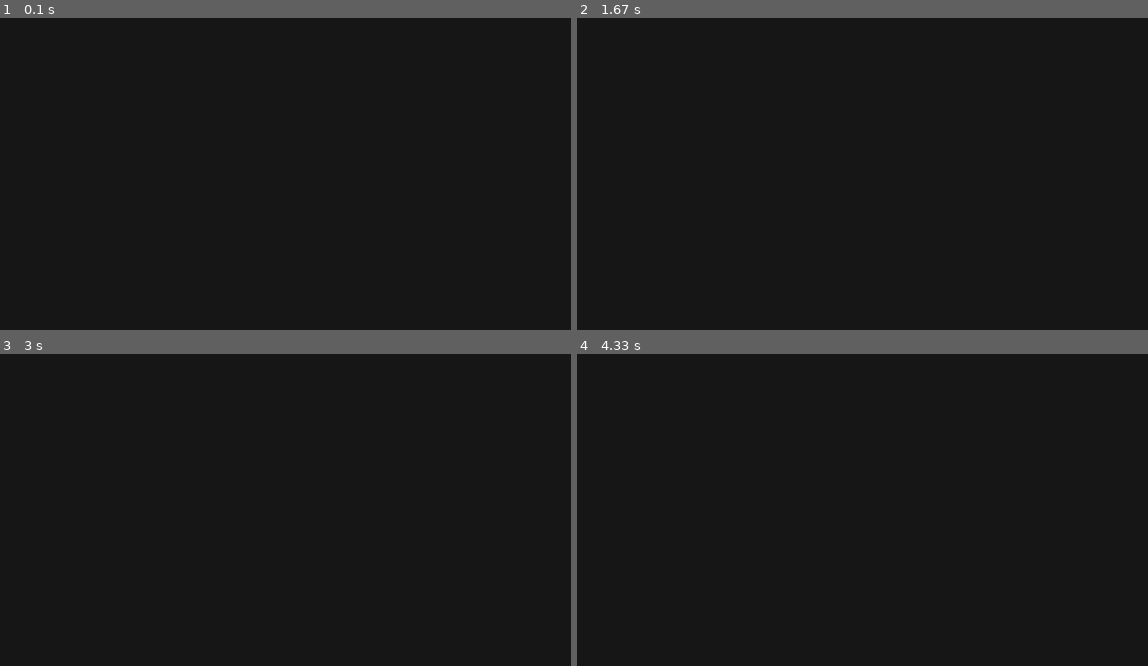
Above: before the commit, frames 1-4 (two rows, left to right).
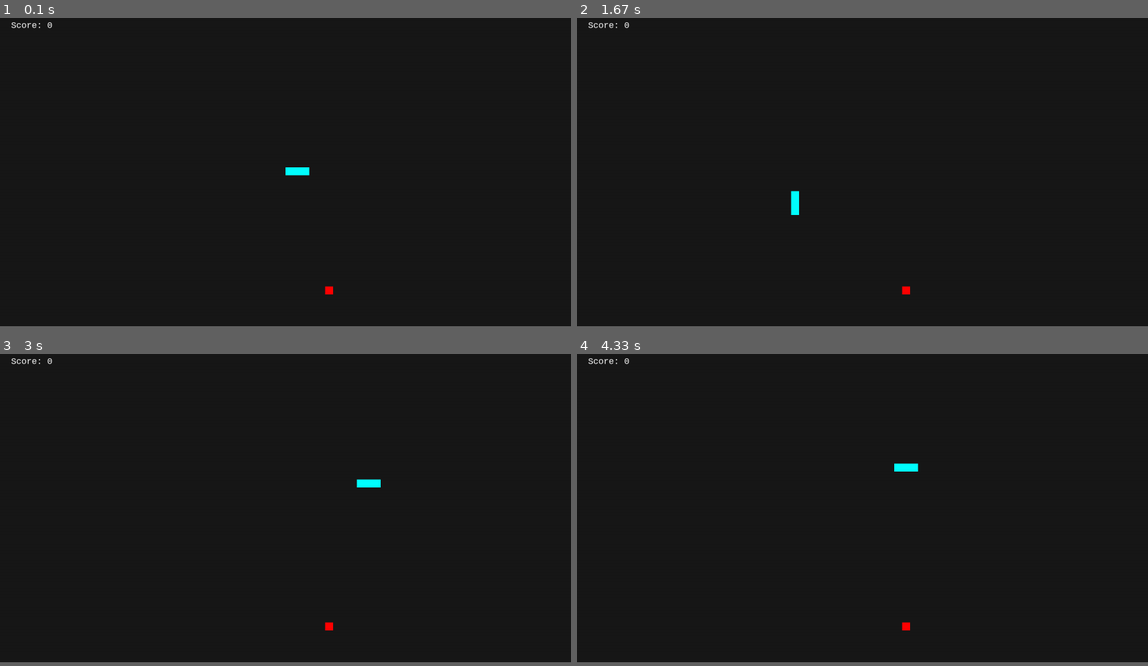
Above: after the commit, the same moments.

Repository: iamawesomecoder/pygame-snake
Game: pygame game, started from main.py
Two runs of this game, one before a commit and one after it. Both use one fixed random seed, a clock stepped at 60 frames per second and the inputs below.
Inputs:
- Up to frame 1 (0.1 s): no input
- Up to frame 2 (1.67 s): tap S at 0.33 s; tap A at 0.67 s; hold D 1-1.47 s; hold Up from 1.5 s (still down)
- Up to frame 3 (3 s): release Up at 1.97 s; hold D 2-2.47 s; hold Left from 2.5 s (still down)
- Up to frame 4 (4.33 s): release Left at 3.03 s; hold S 3.07-3.37 s; hold Left 3.4-3.8 s; hold W 3.83-4.2 s; hold Right from 4.23 s (still down)
In our replay, the window is 900x506 before the commit and 900x500 after it. These sizes can differ from the game's own. Grey fills any space a smaller window leaves; there, only what the larger window draws over its background counts as a difference.

The runs differ from the first frame. In frame 1, 0.2% of the frame differs, in the area x 2-59%, y 1-89%; in frame 2, 0.2%; in frame 3, 0.2%; in frame 4, 0.2%.

Commit message:
A simple implementation of snake (with a lot of ugly code).

Diff:
--- a/main.py
+++ b/main.py
@@ -1,19 +1,172 @@
 import pygame
+from random import randrange
+from time import sleep
 
+### Config Constants ###
 WINDOW_WIDTH = 1440
-WINDOW_HEIGHT = 810
-BACKGROUND_COLOR = (24, 24, 24)
+WINDOW_HEIGHT = 800
+FPS = 20
+### **************** ###
+
+### Color Constants ###
+DARK_GREY = (24, 24, 24)
+WHITE = (255, 255, 255)
+RED = (255, 0, 0)
+GREEN = (0, 255, 255)
+### *************** ###
+
+### Other Game Constants ###
+SCORE_INCREMENT_AMOUNT = 10
+### ******************** ###
+
+### Game Object Constants ###
+SQUARE_SIZE = 20
+### ********************* ###
+
+### Direction Enum ###
+DIRECTION_LEFT = 0
+DIRECTION_RIGHT = 1
+DIRECTION_UP = 2
+DIRECTION_DOWN = 3
+DIRECTION_SAME = 4
+### ************** ###
+
+### Global Function Definitations ###
+def randomized_food_position():
+    x = randrange(1, (WINDOW_WIDTH // SQUARE_SIZE)) * SQUARE_SIZE
+    y = randrange(1, (WINDOW_HEIGHT // SQUARE_SIZE)) * SQUARE_SIZE
+    return (x, y)
+
+def get_starting_segments_for_snake():
+    return [
+        list(snake_head_position),
+        [snake_head_position[0] - SQUARE_SIZE, snake_head_position[1]],
+        [snake_head_position[0] - SQUARE_SIZE * 2, snake_head_position[1]]
+    ]
+
+def handle_snake_movement():
+    global snake_head_position, snake_direction_change_to, snake_direction, score, food_position
+
+    # Whether snake's direction needs to be changed; if so then change the direction.
+    if snake_direction_change_to != DIRECTION_SAME:
+        if snake_direction_change_to == DIRECTION_LEFT and snake_direction != DIRECTION_RIGHT:
+            snake_direction = DIRECTION_LEFT
+        elif snake_direction_change_to == DIRECTION_RIGHT and snake_direction != DIRECTION_LEFT:
+            snake_direction = DIRECTION_RIGHT
+        elif snake_direction_change_to == DIRECTION_UP and snake_direction != DIRECTION_DOWN:
+            snake_direction = DIRECTION_UP
+        elif snake_direction_change_to == DIRECTION_DOWN and snake_direction != DIRECTION_UP:
+            snake_direction = DIRECTION_DOWN
+
+        snake_direction_change_to = DIRECTION_SAME
+
+    # Move the snake in current direction.
+    if snake_direction == DIRECTION_LEFT:
+        snake_head_position[0] -= SQUARE_SIZE
+    elif snake_direction == DIRECTION_RIGHT:
+        snake_head_position[0] += SQUARE_SIZE
+    elif snake_direction == DIRECTION_UP:
+        snake_head_position[1] -= SQUARE_SIZE
+    elif snake_direction == DIRECTION_DOWN:
+        snake_head_position[1] += SQUARE_SIZE
+
+    # Snake growing logic.
+    snake_segment_positions.insert(0, list(snake_head_position))
+    if snake_collides_with(food_position):
+        score += SCORE_INCREMENT_AMOUNT
+        food_position = randomized_food_position()
+    else:
+        snake_segment_positions.pop()
+
+def snake_collides_with(position):
+    return snake_head_position[0] == position[0] and snake_head_position[1] == position[1]
+
+def handle_game_over():
+    # When snake hits the walls.
+    if snake_head_position[0] < 0 or snake_head_position[0] > WINDOW_WIDTH - SQUARE_SIZE:
+        return game_over()
+    if snake_head_position[1] < 0 or snake_head_position[1] > WINDOW_HEIGHT - SQUARE_SIZE:
+        return game_over()
+
+    # When snake hits its own body.
+    for segment_position in snake_segment_positions[1:]:
+        if snake_collides_with(segment_position):
+            return game_over()
+
+def draw_score():
+    score_surface = SCORE_FONT.render(f'Score: {score}', True, WHITE)
+    score_rect = score_surface.get_rect()
+    score_rect.midtop = (WINDOW_HEIGHT / 10, 30)
+    screen.blit(score_surface, score_rect)
+
+def game_over():
+    global score, food_position, snake_head_position, snake_segment_positions, snake_direction_change_to, snake_direction
+
+    sleep(3)
+    food_position = randomized_food_position()
+    score = 0
+    snake_head_position = [WINDOW_WIDTH // 2, WINDOW_HEIGHT // 2]
+    snake_segment_positions = get_starting_segments_for_snake()
+    snake_direction = DIRECTION_RIGHT
+    snake_direction_change_to = DIRECTION_SAME
+### ***************************** ###
+
 
 pygame.init()
 
+# Create the window.
+pygame.display.set_caption('Snake')
 screen = pygame.display.set_mode((WINDOW_WIDTH, WINDOW_HEIGHT))
 
+fps_controller = pygame.time.Clock()
+
+score = 0
+SCORE_FONT = pygame.font.SysFont('consolas', 24)
+
+# Initialize the snake.
+snake_direction = DIRECTION_RIGHT
+snake_direction_change_to = DIRECTION_SAME
+snake_head_position = [WINDOW_WIDTH // 2, WINDOW_HEIGHT // 2]
+snake_segment_positions = get_starting_segments_for_snake()
+
+# Initialize the food.
+food_position = randomized_food_position()
+
+# Main game loop.
 is_active = True
 while is_active:
+    # Check for events.
     for event in pygame.event.get():
         if event.type == pygame.QUIT:
             is_active = False
-    screen.fill(BACKGROUND_COLOR)
+        elif event.type == pygame.KEYDOWN:
+            if event.key == pygame.K_LEFT or event.key == pygame.K_a:
+                snake_direction_change_to = DIRECTION_LEFT
+            if event.key == pygame.K_RIGHT or event.key == pygame.K_d:
+                snake_direction_change_to = DIRECTION_RIGHT
+            if event.key == pygame.K_UP or event.key == pygame.K_w:
+                snake_direction_change_to = DIRECTION_UP
+            if event.key == pygame.K_DOWN or event.key == pygame.K_s:
+                snake_direction_change_to = DIRECTION_DOWN
+
+    handle_snake_movement()
+    handle_game_over()
+
+    # Draw the background.
+    screen.fill(DARK_GREY)
+
+    # Draw the food.
+    pygame.draw.rect(screen, RED, (food_position[0], food_position[1], SQUARE_SIZE, SQUARE_SIZE))
+
+    # Draw the snake.
+    for position in snake_segment_positions:
+        pygame.draw.rect(screen, GREEN, (position[0], position[1], SQUARE_SIZE, SQUARE_SIZE))
+
+    draw_score()
+
+    # Update the window.
     pygame.display.update()
 
+    fps_controller.tick(FPS)
+
 pygame.quit()
